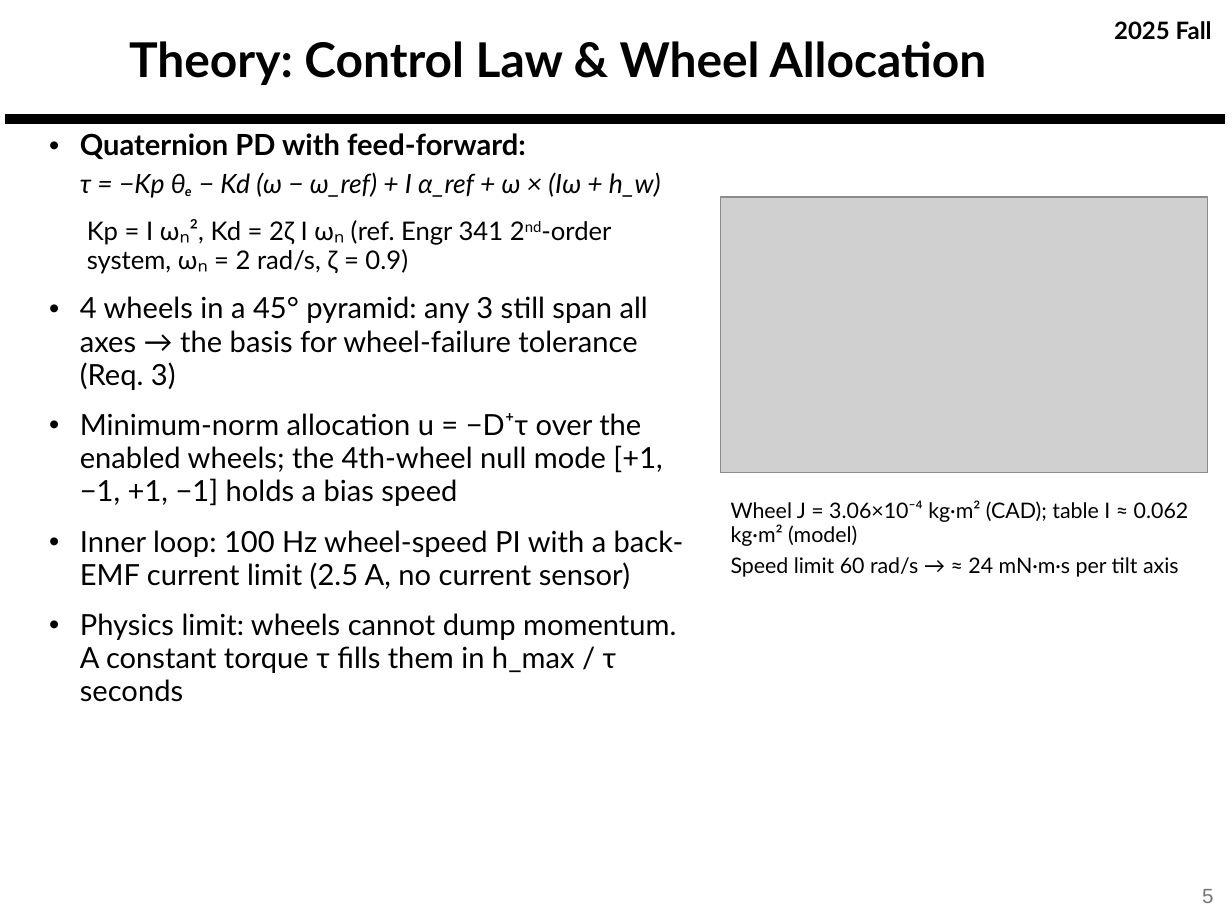
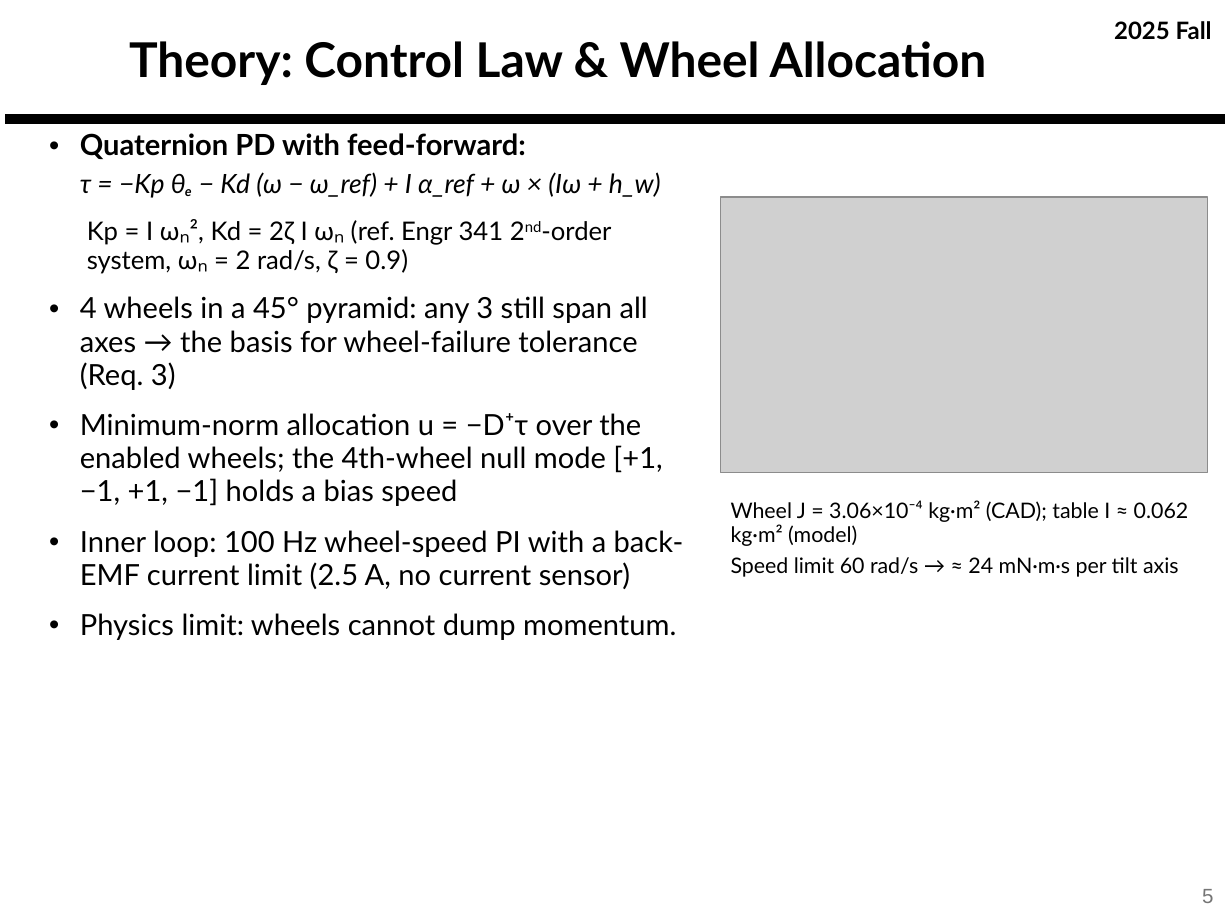
Before and after one commit to derek-weissinger-usafa/Astro-331-Lab-8, a slide deck: slide 5 of Reports/Astro 331 Lab 8_2_3 Body Problem_Prelim_Pres_FILLED.pptx. Drawn at 1232x924 pixels with LibreOffice and Linux fonts; fonts in the diff are those of the drawing; grey boxes stand for pictures; background and template pictures are left out. Boxes give left, top, right and bottom in pixels: in the first picture for what was removed or moved away, otherwise in the second. Text is boxed around its words. In the diff, an @@ line names an element or a change of style, - is before the commit and + after.

```diff
--- a/Reports/Astro 331 Lab 8_2_3 Body Problem_Prelim_Pres_FILLED.pptx
+++ b/Reports/Astro 331 Lab 8_2_3 Body Problem_Prelim_Pres_FILLED.pptx
@@ text at [80,613,676,640]: text changed @@
-• Physics limit: wheels cannot dump momentum. A constant torque τ fills them in h_max / τ seconds
+• Physics limit: wheels cannot dump momentum.
```
Also in this commit, not shown: 4 other slides changed, 15 other files.
